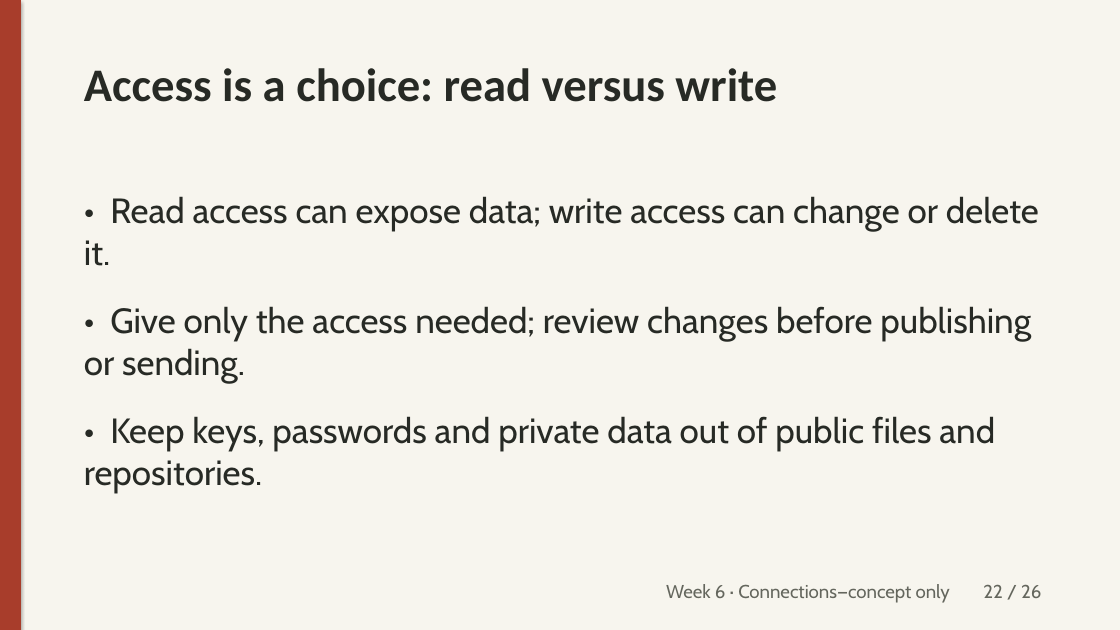
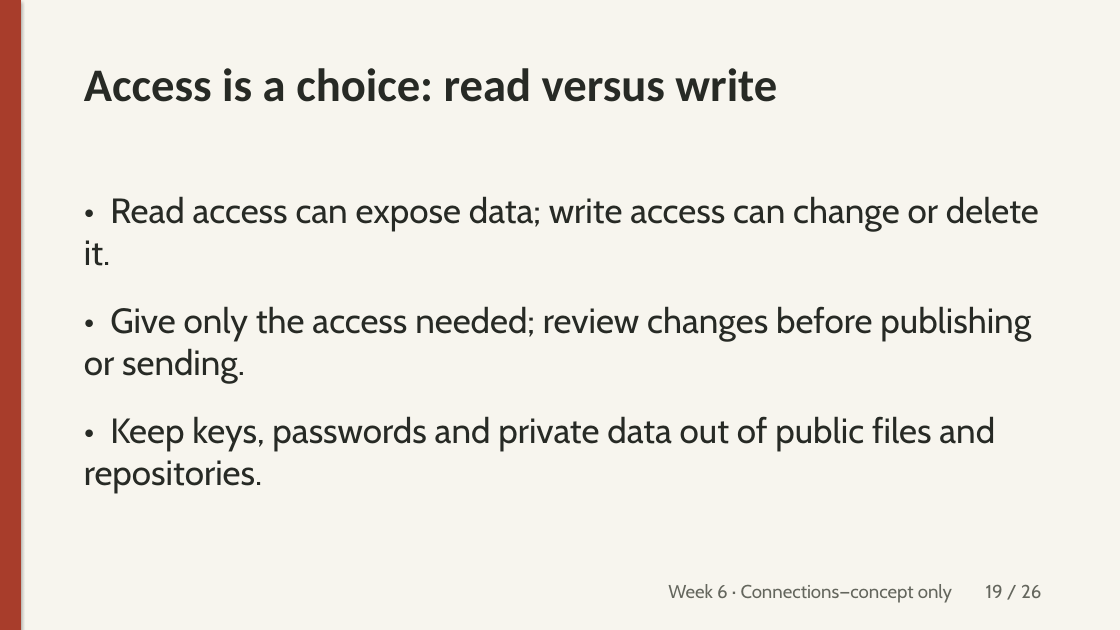
Before and after one commit to unforcedagi/learn-vibe-build-deck, a slide deck: slide 19 of lessons/week-6/_src/week6-lecture.pptx (slide 22 before the commit). Drawn at 1120x630 pixels with LibreOffice and Linux fonts; fonts in the diff are those of the drawing. Boxes give left, top, right and bottom in pixels: in the first picture for what was removed or moved away, otherwise in the second. Text is boxed around its words. In the diff, an @@ line names an element or a change of style, - is before the commit and + after.

```diff
--- a/lessons/week-6/_src/week6-lecture.pptx
+++ b/lessons/week-6/_src/week6-lecture.pptx
@@ text at <box>668,584,1041,603</box>: text changed @@
-Week 6 · Connections—concept only 22 / 26
+Week 6 · Connections—concept only 19 / 26
```
Also in this commit, not shown: 20 other slides changed, 8 other files.
